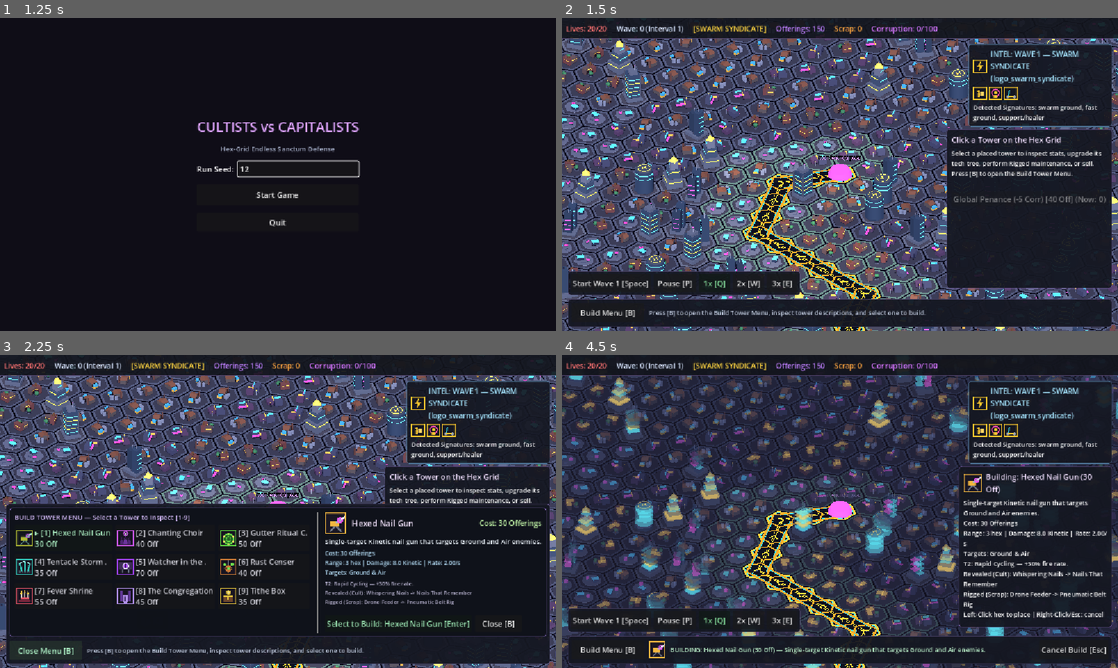
Above: before the commit, frames 1-4 (two rows, left to right).
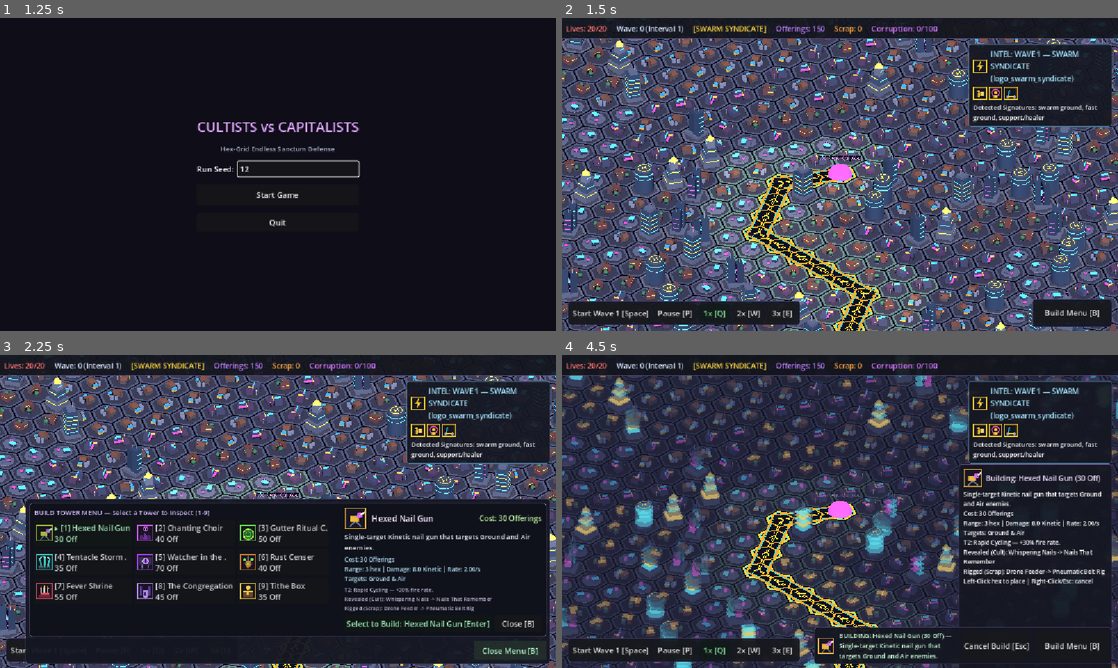
Above: after the commit, the same moments.

Repository: BSHODOKAI/cultists-vs-capitalists
Game: Godot game, scene res://scenes/main_menu.tscn
Two runs of this game, one before a commit and one after it. Both use one fixed random seed, a clock stepped at 60 frames per second and the inputs below.
Inputs (mouse positions are in pixels of both pictures, inside the frame that each line leads up to):
- Up to frame 1 (1.25 s): click (300, 168) at 0.52 s; type "12" at 0.6 s
- Up to frame 2 (1.5 s): click "Start Game" at 1.25 s
- Up to frame 3 (2.25 s): click "Build Menu [B]" at 2 s
- Up to frame 4 (4.5 s): click "Start Wave 1 [Space]" at 2.75 s; click "Start Wave 1 [Space]" at 3.5 s; click "Select to Build: Hexed Nail G…" at 4.25 s

Frame 1 is identical in both runs. In frame 2, 21% of the frame differs, in the area x 1-99%, y 35-99%; in frame 3, 16%; in frame 4, 11%.

Commit message:
UX Tweaks

Diff:
--- a/scenes/main.tscn
+++ b/scenes/main.tscn
@@ -83,13 +83,14 @@
 script = ExtResource("10_intel")
 
 [node name="TowerPanel" type="PanelContainer" parent="HUD"]
+visible = false
 anchors_preset = 1
 anchor_left = 1.0
 anchor_right = 1.0
 offset_left = -330.0
-offset_top = 230.0
+offset_top = 226.0
 offset_right = -12.0
-offset_bottom = 560.0
+offset_bottom = 260.0
 grow_horizontal = 0
 script = ExtResource("9_tpanel")
 
@@ -98,22 +99,23 @@
 anchor_top = 1.0
 anchor_bottom = 1.0
 offset_left = 12.0
-offset_top = -124.0
+offset_top = -62.0
 offset_right = 460.0
-offset_bottom = -74.0
+offset_bottom = -12.0
 grow_vertical = 0
 script = ExtResource("11_wctrl")
 
 [node name="BuildPalette" type="PanelContainer" parent="HUD"]
-anchors_preset = 12
+anchors_preset = 3
+anchor_left = 1.0
 anchor_top = 1.0
 anchor_right = 1.0
 anchor_bottom = 1.0
-offset_left = 12.0
+offset_left = -178.0
 offset_top = -66.0
 offset_right = -12.0
 offset_bottom = -8.0
-grow_horizontal = 2
+grow_horizontal = 0
 grow_vertical = 0
 script = ExtResource("8_palette")
 
--- a/scripts/ui/build_palette.gd
+++ b/scripts/ui/build_palette.gd
@@ -193,16 +193,9 @@
 	# --- Persistent Bottom Bar (toggle button + active build tower description) ---
 	_bottom_bar = HBoxContainer.new()
 	_bottom_bar.name = "BottomBar"
+	_bottom_bar.alignment = BoxContainer.ALIGNMENT_END
 	_bottom_bar.add_theme_constant_override("separation", 10)
 	_root_vbox.add_child(_bottom_bar)
-
-	_toggle_menu_button = Button.new()
-	_toggle_menu_button.name = "ToggleMenuButton"
-	_toggle_menu_button.text = "Build Tower [B]"
-	_toggle_menu_button.custom_minimum_size = Vector2(150.0, 40.0)
-	_toggle_menu_button.focus_mode = Control.FOCUS_NONE
-	_toggle_menu_button.pressed.connect(toggle_menu)
-	_bottom_bar.add_child(_toggle_menu_button)
 
 	_active_build_icon = TextureRect.new()
 	_active_build_icon.name = "ActiveBuildIcon"
@@ -227,6 +220,14 @@
 	_cancel_build_button.visible = false
 	_cancel_build_button.pressed.connect(_on_cancel_build_pressed)
 	_bottom_bar.add_child(_cancel_build_button)
+
+	_toggle_menu_button = Button.new()
+	_toggle_menu_button.name = "ToggleMenuButton"
+	_toggle_menu_button.text = "Build Tower [B]"
+	_toggle_menu_button.custom_minimum_size = Vector2(150.0, 40.0)
+	_toggle_menu_button.focus_mode = Control.FOCUS_NONE
+	_toggle_menu_button.pressed.connect(toggle_menu)
+	_bottom_bar.add_child(_toggle_menu_button)
 
 
 func _connect_signals() -> void:
@@ -279,6 +280,21 @@
 func _apply_menu_visibility() -> void:
 	if _menu_drawer != null:
 		_menu_drawer.visible = is_menu_open
+	var gs: Node = get_node_or_null("/root/GameState")
+	var has_active_build: bool = (gs != null and gs.get("selected_build_tower") != null)
+	anchor_left = 1.0
+	anchor_right = 1.0
+	anchor_top = 1.0
+	anchor_bottom = 1.0
+	grow_horizontal = Control.GROW_DIRECTION_BEGIN
+	grow_vertical = Control.GROW_DIRECTION_BEGIN
+	offset_right = -12.0
+	if is_menu_open:
+		offset_left = -940.0
+	elif has_active_build:
+		offset_left = -630.0
+	else:
+		offset_left = -178.0
 	offset_bottom = BOTTOM_OFFSET
 	offset_top = OPEN_TOP_OFFSET if is_menu_open else CLOSED_TOP_OFFSET
 
@@ -392,6 +408,7 @@
 			if _active_build_icon != null:
 				_active_build_icon.texture = _PlaceholderIcons.get_tower_icon(selected.id, 34)
 				_active_build_icon.visible = true
+			_active_build_label.visible = true
 			_active_build_label.text = "BUILDING: %s (%d Off) — %s" % [
 				selected.display_name,
 				sel_cost,
@@ -402,6 +419,7 @@
 		else:
 			if _active_build_icon != null:
 				_active_build_icon.visible = false
-			_active_build_label.text = "Press [B] to open the Build Tower Menu, inspect tower descriptions, and select one to build."
-			_active_build_label.add_theme_color_override("font_color", Color(0.76, 0.80, 0.88))
+			_active_build_label.visible = false
+			_active_build_label.text = ""
 			_cancel_build_button.visible = false
+	_apply_menu_visibility()
--- a/scripts/ui/top_bar.gd
+++ b/scripts/ui/top_bar.gd
@@ -12,6 +12,7 @@
 var _scrap_label: Label
 var _corruption_bar: ProgressBar
 var _corruption_label: Label
+var _penance_button: Button
 
 
 func _ready() -> void:
@@ -53,7 +54,15 @@
 	_corruption_bar.value = 0.0
 	_corruption_bar.show_percentage = false
 	_corruption_bar.custom_minimum_size = Vector2(110.0, 18.0)
+	_corruption_bar.size_flags_vertical = Control.SIZE_SHRINK_CENTER
 	corr_box.add_child(_corruption_bar)
+
+	_penance_button = Button.new()
+	_penance_button.text = "Penance (-5) [40 Off]"
+	_penance_button.focus_mode = Control.FOCUS_NONE
+	_penance_button.add_theme_font_size_override("font_size", 12)
+	_penance_button.pressed.connect(_on_penance_pressed)
+	corr_box.add_child(_penance_button)
 
 
 func _make_stat_label(parent: Node, text: String, col: Color) -> Label:
@@ -96,3 +105,13 @@
 	_scrap_label.text = "Scrap: %d" % scr
 	_corruption_label.text = "Corruption: %d/100" % corr
 	_corruption_bar.value = float(corr)
+	if _penance_button != null:
+		var tsys: TowerSystem = gs.get("tower_system") as TowerSystem
+		_penance_button.visible = (corr > 0)
+		_penance_button.disabled = (tsys == null or not tsys.can_perform_penance())
+
+
+func _on_penance_pressed() -> void:
+	var gs: Node = get_node_or_null("/root/GameState")
+	if gs != null:
+		gs.call("request_penance")
--- a/scripts/ui/tower_menu.gd
+++ b/scripts/ui/tower_menu.gd
@@ -174,6 +174,7 @@
 
 	var column := VBoxContainer.new()
 	column.mouse_filter = Control.MOUSE_FILTER_IGNORE
+	column.size_flags_horizontal = Control.SIZE_EXPAND_FILL
 	column.alignment = BoxContainer.ALIGNMENT_END
 	column.add_theme_constant_override("separation", 8)
 	margin.add_child(column)
@@ -330,10 +331,12 @@
 
 	if _active_desc_label != null:
 		if selected != null:
+			_active_desc_label.visible = true
 			_active_desc_label.text = "Building: %s (%dc)\n%s" % [
 				selected.display_name,
 				selected.cost,
 				selected.get_display_description()
 			]
 		else:
-			_active_desc_label.text = "Press [B] to open Build Menu and select a tower."
+			_active_desc_label.visible = false
+			_active_desc_label.text = ""
--- a/scripts/ui/tower_panel.gd
+++ b/scripts/ui/tower_panel.gd
@@ -39,7 +39,7 @@
 	add_theme_stylebox_override("panel", style)
 
 	var vbox := VBoxContainer.new()
-	vbox.add_theme_constant_override("separation", 8)
+	vbox.add_theme_constant_override("separation", 6)
 	add_child(vbox)
 
 	var title_hbox := HBoxContainer.new()
@@ -47,7 +47,7 @@
 	vbox.add_child(title_hbox)
 
 	_icon_rect = TextureRect.new()
-	_icon_rect.custom_minimum_size = Vector2(38.0, 38.0)
+	_icon_rect.custom_minimum_size = Vector2(36.0, 36.0)
 	_icon_rect.stretch_mode = TextureRect.STRETCH_KEEP_ASPECT_CENTERED
 	_icon_rect.visible = false
 	title_hbox.add_child(_icon_rect)
@@ -56,13 +56,13 @@
 	_title_label.text = "No Tower Selected"
 	_title_label.size_flags_horizontal = Control.SIZE_EXPAND_FILL
 	_title_label.autowrap_mode = TextServer.AUTOWRAP_WORD_SMART
-	_title_label.add_theme_font_size_override("font_size", 16)
+	_title_label.add_theme_font_size_override("font_size", 15)
 	_title_label.add_theme_color_override("font_color", Color(0.95, 0.88, 1.0))
 	title_hbox.add_child(_title_label)
 
 	_stats_label = Label.new()
 	_stats_label.autowrap_mode = TextServer.AUTOWRAP_WORD_SMART
-	_stats_label.add_theme_font_size_override("font_size", 13)
+	_stats_label.add_theme_font_size_override("font_size", 12)
 	vbox.add_child(_stats_label)
 
 	_tier_container = VBoxContainer.new()
@@ -126,6 +126,7 @@
 	if inst == null or inst.def == null or tsys == null:
 		var build_td: TowerData = gs.get("selected_build_tower") as TowerData
 		if build_td != null:
+			visible = true
 			var build_cost: int = tsys.get_tower_build_cost(build_td) if tsys != null else build_td.cost
 			if _icon_rect != null:
 				_icon_rect.texture = _PlaceholderIcons.get_tower_icon(build_td.id, 38)
@@ -144,18 +145,21 @@
 				_sep.visible = false
 			_penance_button.visible = false
 		else:
+			visible = false
 			if _icon_rect != null:
 				_icon_rect.visible = false
-			_title_label.text = "Click a Tower on the Hex Grid"
-			_stats_label.text = "Select a placed tower to inspect stats, upgrade its tech tree, perform Rigged maintenance, or sell.\nPress [B] to open the Build Tower Menu."
+			_title_label.text = ""
+			_stats_label.text = ""
 			if _sep != null:
-				_sep.visible = true
-			_penance_button.visible = true
+				_sep.visible = false
+			_penance_button.visible = false
 		_maintenance_button.visible = false
 		_cleanse_button.visible = false
 		_sell_button.visible = false
+		_sync_right_aligned_rect()
 		return
 
+	visible = true
 	if _sep != null:
 		_sep.visible = true
 	_penance_button.visible = true
@@ -200,6 +204,25 @@
 		_sell_button.text = "Sell Tower (+%d Off, +%d Scrap)" % [off_ref, scr_ref]
 	else:
 		_sell_button.text = "Sell Tower (+%d Offerings)" % off_ref
+	_sync_right_aligned_rect()
+
+
+func _sync_right_aligned_rect() -> void:
+	anchor_left = 1.0
+	anchor_right = 1.0
+	anchor_top = 0.0
+	anchor_bottom = 0.0
+	grow_horizontal = Control.GROW_DIRECTION_BEGIN
+	grow_vertical = Control.GROW_DIRECTION_END
+	offset_right = -12.0
+	offset_left = -330.0
+	offset_top = 226.0
+	offset_bottom = 226.0
+	var min_sz: Vector2 = get_combined_minimum_size()
+	var w: float = maxf(318.0, min_sz.x)
+	offset_right = -12.0
+	offset_left = -12.0 - w
+	offset_bottom = 226.0 + min_sz.y
 
 
 func _build_upgrade_ladder(inst: TowerInstance, tsys: TowerSystem) -> void:
--- a/tests/test_build_menu_ui.gd
+++ b/tests/test_build_menu_ui.gd
@@ -45,10 +45,14 @@
 	assert(palette != null, "HUD/BuildPalette must exist")
 	assert(tower_panel != null, "HUD/TowerPanel must exist")
 
-	# 1. Menu starts closed and no build tower is active
+	# 1. Menu starts closed and no build tower is active; information boxes are hidden to free up screen space
 	assert(not palette.is_menu_open, "Build menu must start closed")
 	assert(not palette._menu_drawer.visible, "Menu drawer must be hidden when closed")
 	assert(gs.selected_build_tower == null, "No tower should be selected for building initially")
+	assert(not tower_panel.visible, "TowerPanel must be hidden when no tower is selected")
+	assert(not palette._active_build_label.visible, "Bottom bar tower description must be hidden when no tower is selected")
+	assert(is_equal_approx(palette.anchor_right, 1.0) and is_equal_approx(palette.offset_right, -12.0), "BuildPalette must be right-justified")
+	assert(is_equal_approx(tower_panel.anchor_right, 1.0) and is_equal_approx(tower_panel.offset_right, -12.0), "TowerPanel must be right-justified")
 
 	# 2. Open menu (simulating B hotkey / toggle_menu)
 	palette.toggle_menu()
@@ -68,6 +72,8 @@
 	palette.confirm_build()
 	assert(not palette.is_menu_open, "Confirming build must close the menu drawer")
 	assert(gs.selected_build_tower != null and gs.selected_build_tower.id == "chanting_choir", "GameState.selected_build_tower must now be chanting_choir")
+	assert(tower_panel.visible, "TowerPanel must be visible when a tower is selected for building")
+	assert(palette._active_build_label.visible, "Bottom bar tower description must be visible when building")
 	assert(
 		palette._active_build_label.text.contains("Chanting Choir") and palette._active_build_label.text.contains("Psychic"),
 		"Bottom bar must display the active building tower's name and description while building"
@@ -76,6 +82,11 @@
 		tower_panel._title_label.text.contains("Building: Chanting Choir") and tower_panel._stats_label.text.contains("Psychic"),
 		"TowerPanel must also display the building tower's description and stats while building"
 	)
+
+	# 5. Cancel build -> hides the information boxes again when no tower is selected
+	gs.cancel_build_mode()
+	assert(not tower_panel.visible, "TowerPanel must hide again when build mode is cancelled and no tower is selected")
+	assert(not palette._active_build_label.visible, "Bottom bar description must hide again when no tower is selected")
 
 	main_inst.queue_free()
 	clock.manual_mode = false
